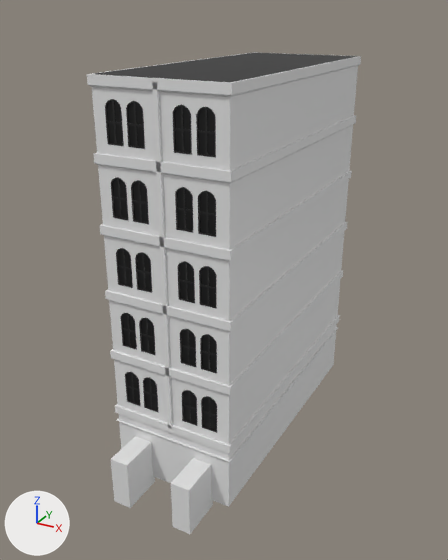
A saved change to the Blender file Assets/Models/Environment/Scenes/Luthadel/Luthadel_house_wealthier.blend.
Rendered twice from a camera (50 mm lens) standing at (13.3, -26.2, 20.8) and looking at (-0.2, -1.6, 8.5). Lighting does not change. The marker at lower left points along +X, +Y and +Z.

The first picture shows 'Door', 'Frame', 'Walls'.
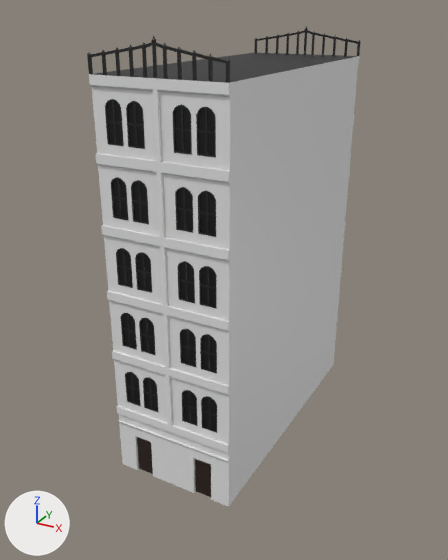
The change, as a diff of the scene's bpy script:
```diff
--- a/Assets/Models/Environment/Scenes/Luthadel/Luthadel_house_wealthier.blend.py
+++ b/Assets/Models/Environment/Scenes/Luthadel/Luthadel_house_wealthier.blend.py
@@ me_cube @@
 # used by ob_walls; location = (0.0, 0.0, 0.0)
-me_cube.from_pydata(...)  # 112 vertices, 110 faces; spans x -3.1..3.1, y -7.1..7.1, z 0.0..18.5
+me_cube.from_pydata(...)  # 231 vertices, 190 faces; spans x -3.0..3.0, y -7.1..7.1, z 0.0..18.5
+# me_cube part 1
+# 4 vertices are removed from x -3.1..3.1, y -7.1..7.1, z 18.5
+# 50 faces are deleted
+# 24 vertices in x -3.1, y -7.1..7.1, z 2.7..18.1 move by (0.1, 0.0, 0.0)
+# 24 vertices in x 3.1, y -7.1..7.1, z 2.7..18.1 move by (-0.1, 0.0, 0.0)
+# 43 vertices are added at x -3.0..3.0, y -7.1..7.1, z 0.0..18.5
+# 40 new vertices lie (2.9, 0.0, 0.0) away from vertices in x -3.1..-3.0, y -7.1..7.1, z 3.5..18.1
+# 40 new vertices lie (-2.9, 0.0, 0.0) away from vertices in x 3.0..3.1, y -7.1..7.1, z 3.5..18.1
+# 128 new faces join them, mat_stone (white #e7e7e7)
+# 2 new faces join them, mat_door (black #29190d)
 me_cube.materials.append(mat_stone)
 me_cube.materials.append(mat_ash)
+me_cube.materials.append(mat_door)  # black #29190d
@@ me_cube_005 @@
+me_cube_005.from_pydata(...)  # 155 vertices, 136 faces; spans x -3.0..3.0, y -0.06..0.06, z -0.57..0.86
+me_cube_005.materials.append(mat_metal)  # black #1f1f1f
@@ ob_walls @@
 ob_walls.location = (0.0, 0.0, 0.0)
-_m = ob_walls.modifiers.new('Boolean', 'BOOLEAN')
-_m.object = ob_door
-_m.solver = 'FLOAT'
-_m = ob_walls.modifiers.new('Boolean.001', 'BOOLEAN')
-_m.object = ob_cube
-_m.operation = 'UNION'
-_m.solver = 'FLOAT'
 _m = ob_walls.modifiers.new('Boolean.002', 'BOOLEAN')
@@ ob_door @@
-ob_door = bpy.data.objects.new('Door', me_cube_001)
-ob_door.location = (1.63, -7.87, 0.0)
-_m = ob_door.modifiers.new('Mirror', 'MIRROR')
-_m.mirror_object = ob_walls
@@ ob_fences @@
+ob_fences = bpy.data.objects.new('Fences', me_cube_005)
+ob_fences.location = (0.0, 7.05, 19.07)
+_m = ob_fences.modifiers.new('Mirror', 'MIRROR')
+_m.use_axis = (False, True, False)
+_m.mirror_object = ob_walls
```

Pixel boxes [x1, y1, x2, y2] of what changed, in the pictures (448 x 560 px):
'Walls', reshaped, modifiers changed
    before: [87, 52, 361, 507]
    after: [89, 53, 359, 507]
'Door', deleted
    before: [111, 436, 213, 534]
'Fences', added (black)
    after: [87, 26, 361, 83]
part 1 of me_cube, built on
    before: [87, 52, 361, 507]
    after: [89, 56, 359, 507]
